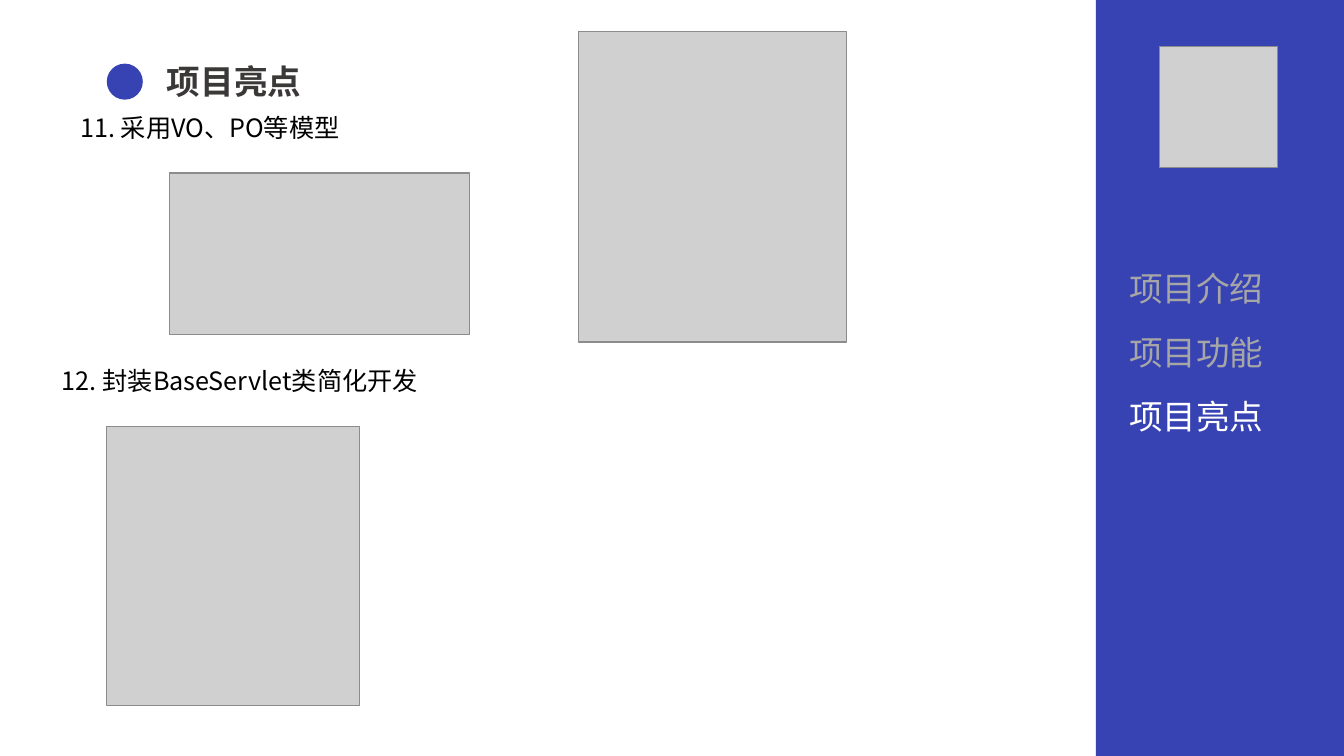
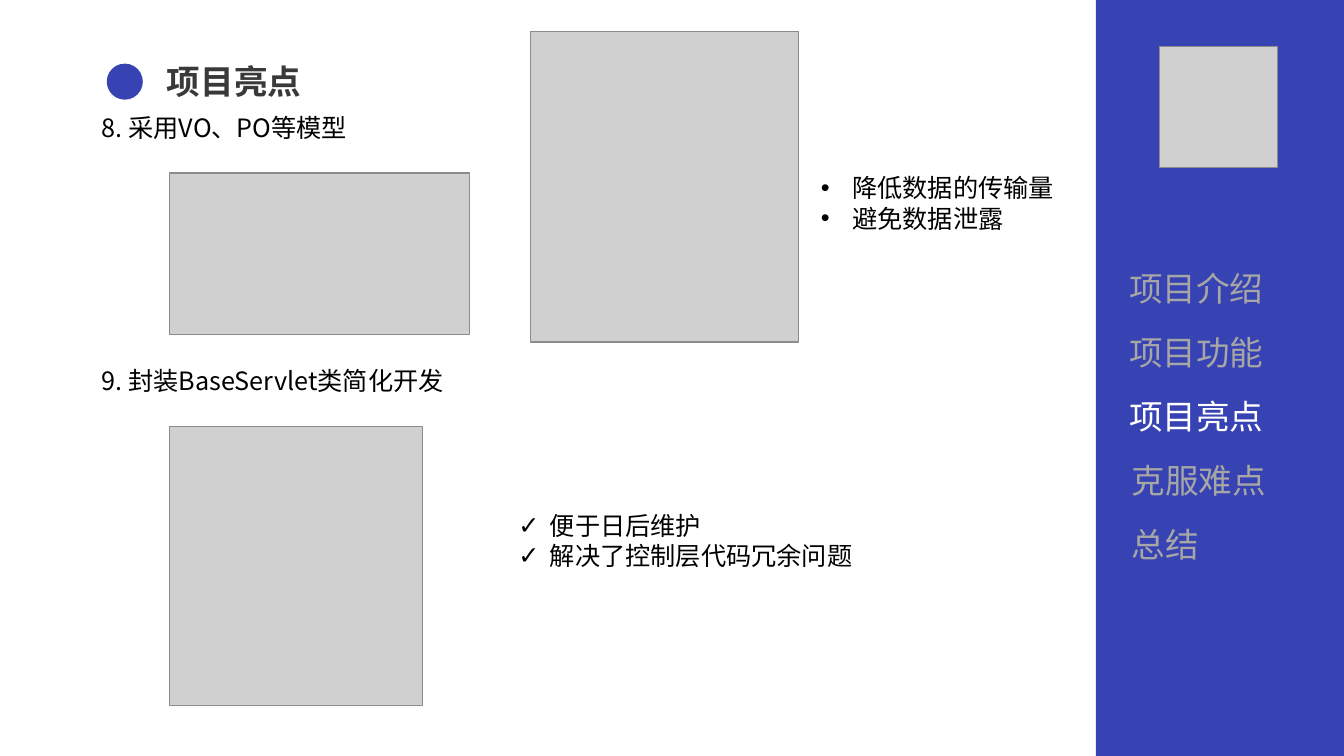
Before and after one commit to lldw05/QGAssessment2023Spring, a slide deck: slide 12 of Final/答辩PPT.pptx (slide 14 before the commit). Drawn at 1344x756 pixels with LibreOffice and Linux fonts; fonts in the diff are those of the drawing; grey boxes stand for pictures. Boxes give left, top, right and bottom in pixels: in the first picture for what was removed or moved away, otherwise in the second. Text is boxed around its words. In the diff, an @@ line names an element or a change of style, - is before the commit and + after.

```diff
--- a/Final/答辩PPT.pptx
+++ b/Final/答辩PPT.pptx
@@ picture: place and size @@
-picture at <box>579,31,847,342</box>
+picture at <box>530,31,799,342</box>
@@ text at <box>102,115,347,139</box>: text changed @@
-11. 采用VO、PO等模型
+8. 采用VO、PO等模型
@@ text added at <box>852,175,1054,230</box>, 18 pt, text #000000 @@
+• 降低数据的传输量
+• 避免数据泄露
@@ text at <box>102,368,443,392</box>: text changed @@
-12. 封装BaseServlet类简化开发
+9. 封装BaseServlet类简化开发
@@ picture: place and size @@
-picture at <box>107,426,360,706</box>
+picture at <box>169,426,422,706</box>
@@ text added at <box>1132,465,1266,496</box>, 24 pt, text #A6A6A6 @@
+克服难点
@@ text added at <box>550,514,852,567</box>, 18 pt, text #000000 @@
+✓ 便于日后维护
+✓ 解决了控制层代码冗余问题
@@ text added at <box>1132,529,1199,560</box>, 24 pt, text #A6A6A6 @@
+总结
```
Also in this commit, not shown: 9 other slides changed, 4 slides added, 3 slides removed, 1 other file.
